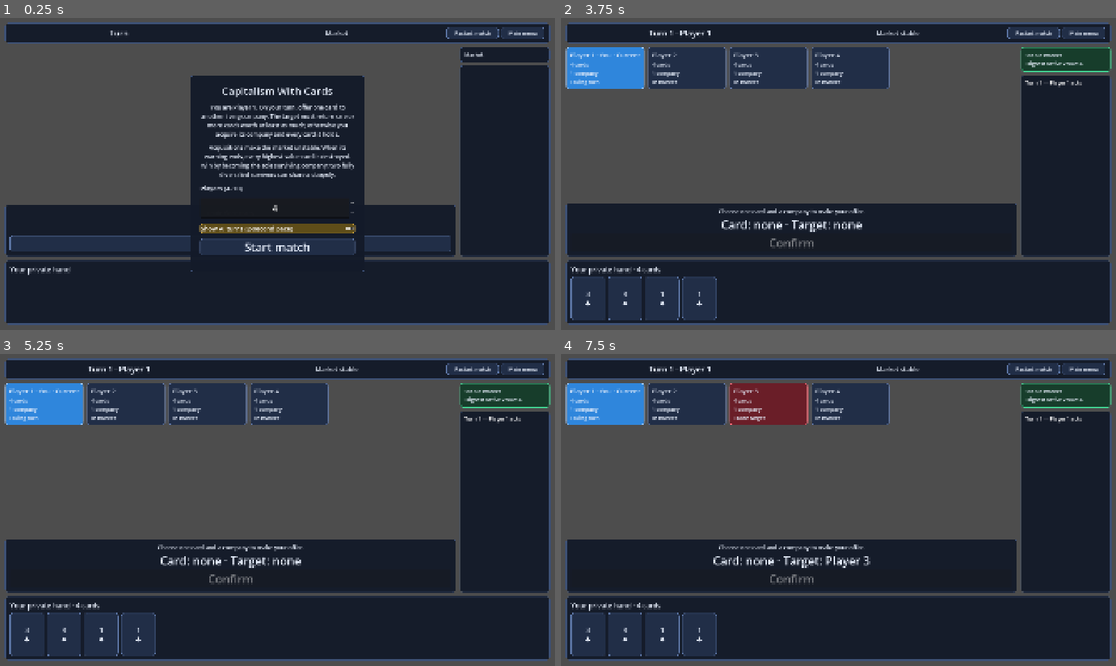
Above: before the commit, frames 1-4 (two rows, left to right).
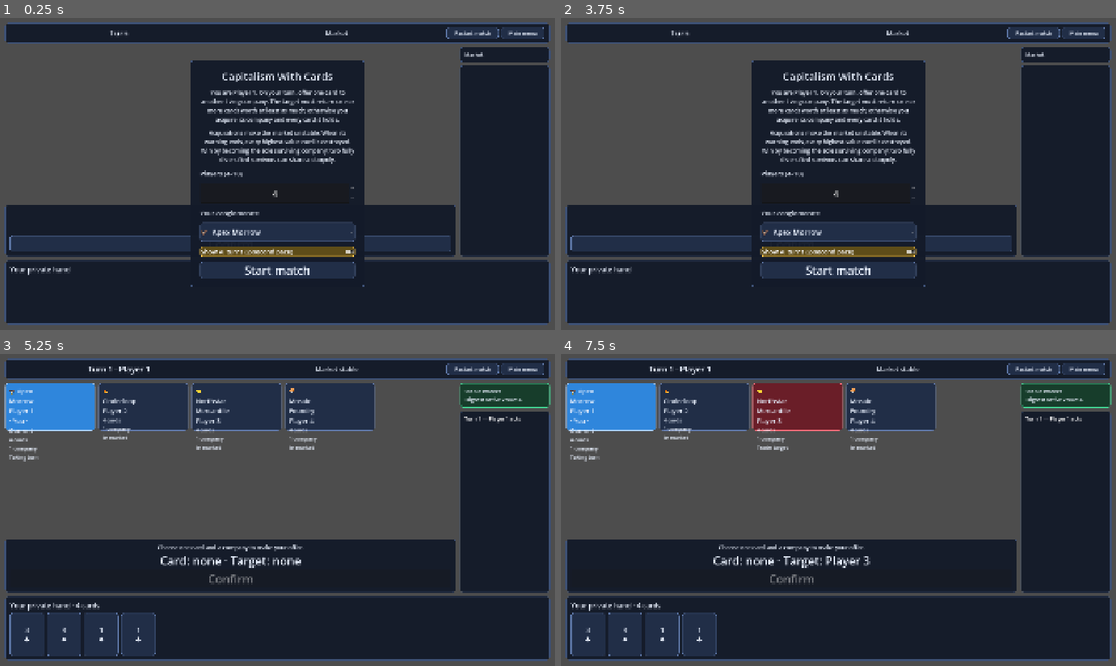
Above: after the commit, the same moments.

Repository: prelios/capitalism
Game: Godot game, scene res://game_controller.tscn
The game is run twice, just before and just after one commit, with the same random seed, the same clock (stepped at 60 frames per second) and the same inputs.
Inputs (mouse positions are in pixels of both pictures, inside the frame that each line leads up to):
- Up to frame 1 (0.25 s): no input
- Up to frame 2 (3.75 s): click (838, 233) at 0.5 s, where only the run after the commit has a clickable "🦅 Apex Morrow"; click "Restart match" at 1.25 s; click "Restart match" at 2 s; click "Restart match" at 2.75 s; click "Confirm" at 3.5 s
- Up to frame 3 (5.25 s): click (233, 578) at 4.25 s, where only the run after the commit has a clickable "Confirm"; click (277, 606) at 5 s, where only the run after the commit has a clickable "Start match"
- Up to frame 4 (7.5 s): click (688, 403) at 5.77 s; click (705, 407) at 6.52 s; click (766, 403) at 7.27 s

The runs differ from the first frame. In frame 1, 10% of the frame differs, in the area x 34-66%, y 13-87%; in frame 2, 32%, in the area x 0-100%, y 4-97%; in frame 3, 4.8%; in frame 4, 5.7%.

Commit message:
Add conglomerate identities to playtest matches

Diff:
--- a/godot/game/game_controller.gd
+++ b/godot/game/game_controller.gd
@@ -5,6 +5,28 @@
 # Constants
 const NUM_PLAYERS := 4
 const PLAYTEST_AI_DELAY_SECONDS := 2.0
+const CONGLOMERATES: Array[Dictionary] = [
+	{"name": "Apex Morrow", "emoji": "🦅"},
+	{"name": "Bramble & Bolt", "emoji": "⚡"},
+	{"name": "Cinderloop", "emoji": "🔥"},
+	{"name": "Dunewell Group", "emoji": "🏜️"},
+	{"name": "Evercoil Systems", "emoji": "🌀"},
+	{"name": "Fableworks", "emoji": "📚"},
+	{"name": "Glimmer Axis", "emoji": "✨"},
+	{"name": "Hearthstone Union", "emoji": "🏠"},
+	{"name": "Iron Orchard", "emoji": "🍎"},
+	{"name": "Juniper & Sons", "emoji": "🌲"},
+	{"name": "Kestrel Dynamics", "emoji": "🦜"},
+	{"name": "Lunar Vale", "emoji": "🌙"},
+	{"name": "Mosaic Foundry", "emoji": "🎨"},
+	{"name": "Northstar Mercantile", "emoji": "⭐"},
+	{"name": "Opaline Ventures", "emoji": "💎"},
+	{"name": "Peregrine Labs", "emoji": "🧪"},
+	{"name": "Quarrylight", "emoji": "💡"},
+	{"name": "Rook & River", "emoji": "♜"},
+	{"name": "Solstice Works", "emoji": "☀️"},
+	{"name": "Tanglewood Collective", "emoji": "🌿"},
+]
 
 @export var auto_start := false
 
@@ -18,6 +40,7 @@
 var fast_forward := false
 var ai_turn_pacing_enabled := true
 var selected_player_count := NUM_PLAYERS
+var selected_conglomerate_index := 0
 var _main_menu_open := true
 
 signal decision_requested(actor_id: int, phase: String, view: PlayerView)
@@ -152,6 +175,14 @@
 
 func set_ai_turn_pacing(enabled: bool) -> void:
 	ai_turn_pacing_enabled = enabled
+
+
+func conglomerate_options() -> Array[Dictionary]:
+	return CONGLOMERATES.duplicate(true)
+
+
+func set_player_one_conglomerate(index: int) -> void:
+	selected_conglomerate_index = clampi(index, 0, CONGLOMERATES.size() - 1)
 
 
 func restart_game(human_player_ids: Array[int] = [], starting_player_id := -1) -> void:
@@ -216,6 +247,7 @@
 
 func setup_game() -> void:
 	self.game = GameModel.new(MatchConfig.for_player_count(selected_player_count, 1))
+	_assign_conglomerates()
 	policy_rng.seed = game.config.rng_seed + 1
 	policies.clear()
 	for player in game.players:
@@ -227,6 +259,29 @@
 		assign_policy(player.id, policy)
 
 
+func _assign_conglomerates() -> void:
+	var available := conglomerate_options()
+	var player_one_identity: Dictionary = available.pop_at(selected_conglomerate_index)
+	_apply_conglomerate_identity(game.player_by_id(1), player_one_identity)
+	_shuffle_conglomerates(available)
+	for player in game.players:
+		if player.id != 1:
+			_apply_conglomerate_identity(player, available.pop_front())
+
+
+func _shuffle_conglomerates(identities: Array[Dictionary]) -> void:
+	for index in range(identities.size() - 1, 0, -1):
+		var swap_index := game.rng.randi_range(0, index)
+		var identity := identities[index]
+		identities[index] = identities[swap_index]
+		identities[swap_index] = identity
+
+
+func _apply_conglomerate_identity(player: Player, identity: Dictionary) -> void:
+	player.company_name = identity["name"]
+	player.company_emoji = identity["emoji"]
+
+
 func assign_policy(player_id: int, policy: PlayerPolicy) -> bool:
 	if game == null or game.player_by_id(player_id) == null or policy == null:
 		return false
--- a/godot/game/game_model.gd
+++ b/godot/game/game_model.gd
@@ -354,7 +354,7 @@
 func public_snapshot() -> Dictionary:
 	var seats: Array[Dictionary] = []
 	for player in players:
-		seats.append({"player_id": player.id, "seat": player.seat, "alive": player.alive, "hand_size": player.hand.size(), "company_ids": player.owned_company_ids.duplicate()})
+		seats.append({"player_id": player.id, "seat": player.seat, "company_name": player.company_name, "company_emoji": player.company_emoji, "alive": player.alive, "hand_size": player.hand.size(), "company_ids": player.owned_company_ids.duplicate()})
 	var trade: Dictionary = {}
 	if pending_trade != null:
 		trade = {
--- a/godot/player/player.gd
+++ b/godot/player/player.gd
@@ -6,6 +6,8 @@
 var id: int
 var seat: int
 var company_id: String
+var company_name: String
+var company_emoji: String
 var owned_company_ids: Array[String] = []
 var acquired_by_id := -1
 var alive := true
@@ -16,6 +18,8 @@
 	self.id = id
 	self.seat = id
 	self.company_id = "company-%d" % id
+	self.company_name = "Company %d" % id
+	self.company_emoji = "🏢"
 	self.owned_company_ids = [self.company_id]
 
 func hand_value() -> int:
--- a/godot/tests/match_end_flow.gd
+++ b/godot/tests/match_end_flow.gd
@@ -18,10 +18,18 @@
 	var main_menu := table.get_node("MainMenu") as Control
 	var start_match := table.get_node("MainMenu/Panel/Margin/Content/StartMatch") as Button
 	var ai_pacing := table.get_node("MainMenu/Panel/Margin/Content/AIPacing") as CheckButton
+	var conglomerate_name := table.get_node("MainMenu/Panel/Margin/Content/ConglomerateName") as OptionButton
 	_expect(main_menu.visible, "game launch did not show the player-count menu")
+	_expect(conglomerate_name.item_count == 20, "main menu did not offer the full conglomerate roster")
+	conglomerate_name.select(3)
 	start_match.emit_signal("pressed")
 	await process_frame
 	_expect(!main_menu.visible and controller.game.config.player_count == 4, "main menu did not start the selected player-count match")
+	_expect(controller.game.players[0].company_name == controller.conglomerate_options()[3]["name"], "selected conglomerate was not assigned to Player 1")
+	var company_names: Dictionary = {}
+	for player: Player in controller.game.players:
+		company_names[player.company_name] = true
+	_expect(company_names.size() == controller.game.players.size(), "conglomerate names were not uniquely assigned")
 	_expect(controller.game.current_player.id == 1, "Player 1 did not start the playtest match")
 	_expect(ai_pacing.button_pressed and controller.ai_turn_pacing_enabled and is_equal_approx(controller.ai_delay_seconds, 2.0), "default AI pacing was not configured for the playtest delay")
 	controller.game.players[0].die()
--- a/godot/ui/game_table.gd
+++ b/godot/ui/game_table.gd
@@ -36,6 +36,7 @@
 @onready var _rematch: Button = $Result/Margin/Content/Rematch
 @onready var _main_menu: Control = $MainMenu
 @onready var _player_count: SpinBox = $MainMenu/Panel/Margin/Content/PlayerCount
+@onready var _conglomerate_name: OptionButton = $MainMenu/Panel/Margin/Content/ConglomerateName
 @onready var _ai_pacing: CheckButton = $MainMenu/Panel/Margin/Content/AIPacing
 @onready var _start_match: Button = $MainMenu/Panel/Margin/Content/StartMatch
 @onready var _restart: Button = $Margin/Layout/Header/Margin/Content/Controls/Restart
@@ -63,6 +64,7 @@
 	_player_count.get_line_edit().add_theme_font_size_override("font_size", 32)
 	_player_count.get_line_edit().alignment = HORIZONTAL_ALIGNMENT_CENTER
 	if _controller != null:
+		_populate_conglomerate_options()
 		_ai_pacing.button_pressed = _controller.ai_turn_pacing_enabled
 	_main_menu.visible = true
 
@@ -171,6 +173,7 @@
 
 func _on_start_match() -> void:
 	if _controller != null:
+		_controller.set_player_one_conglomerate(_conglomerate_name.selected)
 		_controller.set_ai_turn_pacing(_ai_pacing.button_pressed)
 		_controller.start_match(int(_player_count.value))
 
@@ -178,6 +181,15 @@
 func _on_main_menu() -> void:
 	if _controller != null:
 		_controller.return_to_main_menu()
+
+
+func _populate_conglomerate_options() -> void:
+	_conglomerate_name.clear()
+	for identity: Dictionary in _controller.conglomerate_options():
+		_conglomerate_name.add_item("%s  %s" % [identity["emoji"], identity["name"]])
+	_conglomerate_name.select(_controller.selected_conglomerate_index)
+	_conglomerate_name.add_theme_font_size_override("font_size", 26)
+	_conglomerate_name.get_popup().add_theme_font_size_override("font_size", 26)
 
 
 func _latest_public_update() -> String:
--- a/godot/ui/game_table.tscn
+++ b/godot/ui/game_table.tscn
@@ -272,9 +272,9 @@
 anchor_right = 0.5
 anchor_bottom = 0.5
 offset_left = -300.0
-offset_top = -340.0
+offset_top = -380.0
 offset_right = 300.0
-offset_bottom = 340.0
+offset_bottom = 380.0
 grow_horizontal = 2
 grow_vertical = 2
 
@@ -326,6 +326,16 @@
 allow_greater = false
 allow_lesser = false
 
+[node name="ConglomerateLabel" type="Label" parent="MainMenu/Panel/Margin/Content"]
+layout_mode = 2
+theme_override_font_sizes/font_size = 22
+text = "Your conglomerate"
+
+[node name="ConglomerateName" type="OptionButton" parent="MainMenu/Panel/Margin/Content"]
+custom_minimum_size = Vector2(0, 64)
+layout_mode = 2
+theme_override_font_sizes/font_size = 26
+
 [node name="AIPacing" type="CheckButton" parent="MainMenu/Panel/Margin/Content"]
 layout_mode = 2
 theme_override_font_sizes/font_size = 22
--- a/godot/ui/player_seat_panel.gd
+++ b/godot/ui/player_seat_panel.gd
@@ -11,7 +11,7 @@
 
 func set_public_player(player: Dictionary, is_local: bool, is_current: bool, is_target: bool) -> void:
 	player_id = player["player_id"]
-	_identity.text = "Player %d%s%s" % [player_id, " · You" if is_local else "", " · Current" if is_current else ""]
+	_identity.text = "%s %s\nPlayer %d%s%s" % [player["company_emoji"], player["company_name"], player_id, " · You" if is_local else "", " · Current" if is_current else ""]
 	_hand_count.text = "%d card%s" % [player["hand_size"], "" if player["hand_size"] == 1 else "s"]
 	_companies.text = "%d compan%s" % [player["company_ids"].size(), "y" if player["company_ids"].size() == 1 else "ies"]
 	if !player["alive"]:
--- a/godot/ui/player_seat_panel.tscn
+++ b/godot/ui/player_seat_panel.tscn
@@ -3,7 +3,7 @@
 [ext_resource type="Script" uid="uid://bctnyd02aqnc6" path="res://ui/player_seat_panel.gd" id="1"]
 
 [node name="PlayerSeatPanel" type="Button" unique_id=736105943]
-custom_minimum_size = Vector2(270, 145)
+custom_minimum_size = Vector2(310, 165)
 script = ExtResource("1")
 
 [node name="Margin" type="MarginContainer" parent="." unique_id=1684196560]
@@ -21,6 +21,7 @@
 [node name="Identity" type="Label" parent="Margin/Content" unique_id=902193284]
 layout_mode = 2
 theme_override_font_sizes/font_size = 22
+autowrap_mode = 2
 
 [node name="HandCount" type="Label" parent="Margin/Content" unique_id=1225623327]
 layout_mode = 2
